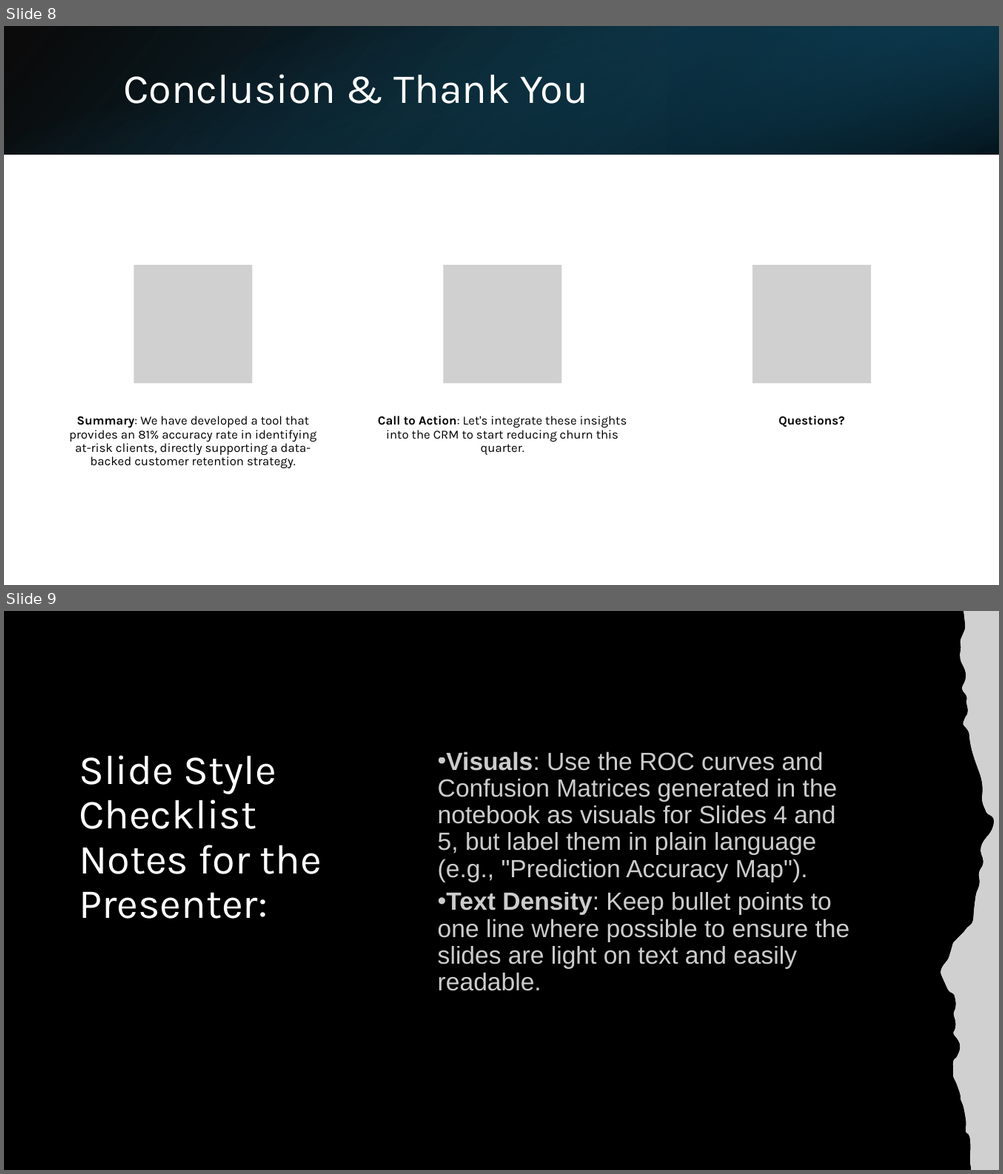
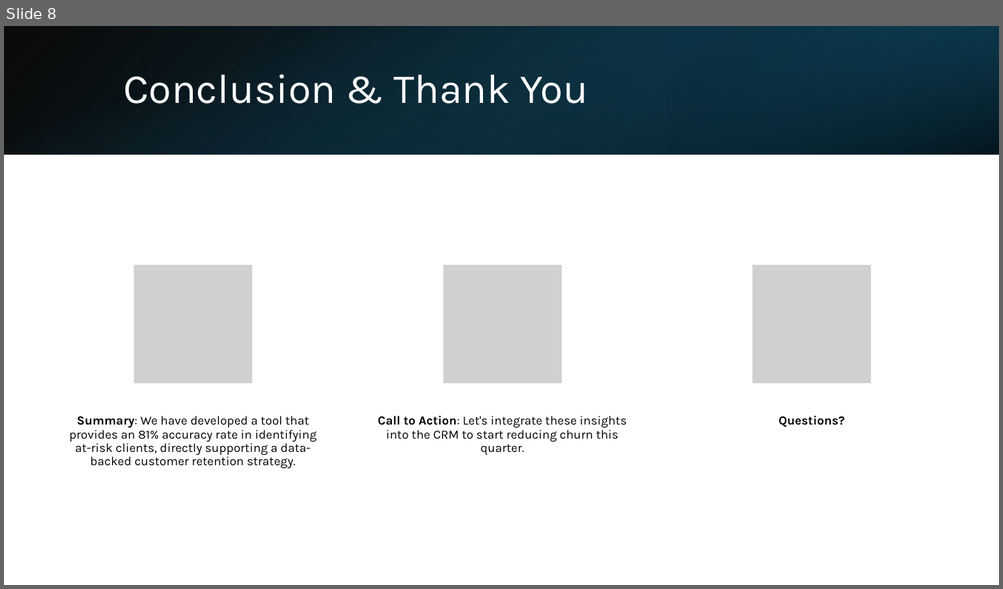
Before and after one commit to rajulayvonne-design/Phase-3-project-customer-churn, a slide deck: Reducing Customer Churn.pptx. Shown one above the other, each under a label of ours: slides 8 and 9 before the commit, slide 8 after it. The pictures are 1003x1174 and 1003x589 pixels, drawn with LibreOffice and Linux fonts; fonts in the diff are those of the drawing; grey boxes stand for pictures. Boxes give left, top, right and bottom in pixels: in the first picture for what was removed or moved away, otherwise in the second. Text is boxed around its words. In the diff, an @@ line names an element or a change of style, - is before the commit and + after.

```diff
--- a/Reducing Customer Churn.pptx
+++ b/Reducing Customer Churn.pptx
@@ slide 9 removed at box(4, 611, 999, 1170), background #000000 @@
@@ freeform shape removed at box(940, 611, 999, 1170) @@
@@ picture removed at box(940, 611, 999, 1170) @@
@@ title removed at box(79, 755, 322, 919) @@
-Slide Style Checklist Notes for the Presenter:
@@ text removed at box(438, 752, 850, 991) @@
-• Visuals: Use the ROC curves and Confusion Matrices generated in the notebook as visuals for Slides 4 and 5, but label them in plain language (e.g., "Prediction Accuracy Map").
-• Text Density: Keep bullet points to one line where possible to ensure the slides are light on text and easily readable.
```
Also in this commit, not shown: 1 slide changed, 2 other files.
